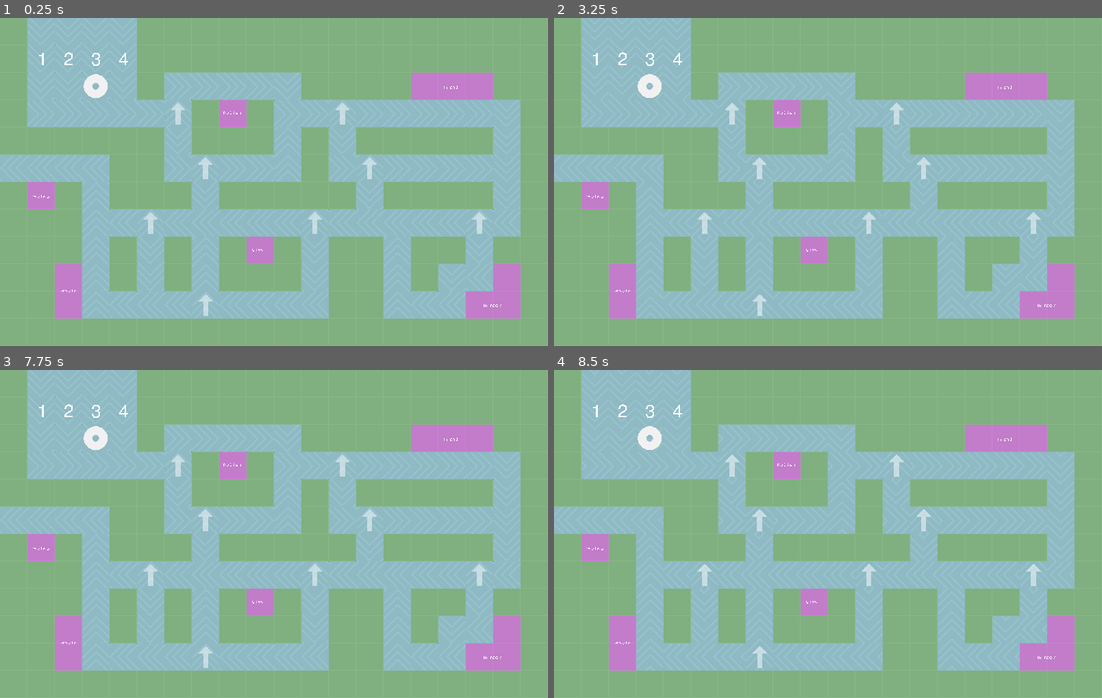
Above: before the commit, frames 1-4 (two rows, left to right).
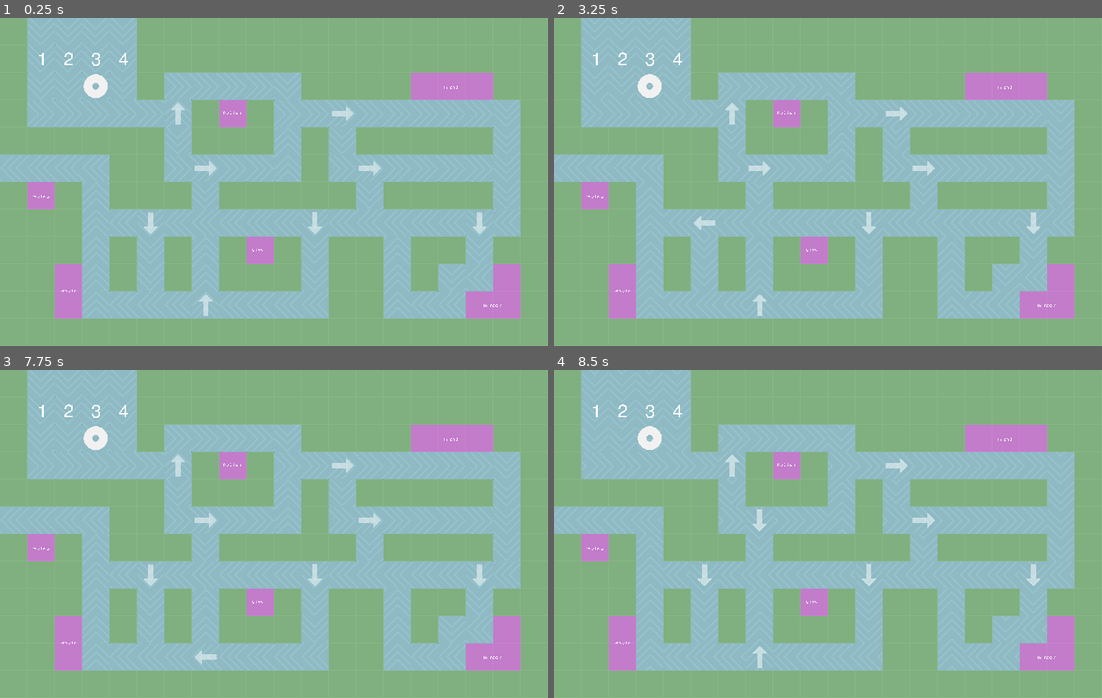
Above: after the commit, the same moments.

Repository: strawstack/CatCascade
Game: Godot game, scene res://main.tscn
Two runs of this game, one before a commit and one after it. Both use one fixed random seed, a clock stepped at 60 frames per second and the inputs below.
Inputs:
- Up to frame 1 (0.25 s): no input
- Up to frame 2 (3.25 s): tap Enter at 0.5, 2 s; tap 1 (1, bound only after the commit) at 0.6 s; tap 2 (2, bound only after the commit) at 0.8, 1.35 s; tap Space at 1.25, 2.75 s; tap 3 (3, bound only after the commit) at 1.55, 2.1 s; tap 4 (4, bound only after the commit) at 2.3, 2.85 s; tap A (a, bound only after the commit) at 3.05 s
- Up to frame 3 (7.75 s): tap Enter at 3.5 s; tap A (a, bound only after the commit) at 3.6 s; tap D (d, bound only after the commit) at 3.8, 4.35 s; tap Space at 4.25 s; tap E (e, bound only after the commit) at 4.55, 5.1 s; tap F (f, bound only after the commit) at 5.3, 5.85 s; tap Q (q, bound only after the commit) at 6.05, 6.6 s; tap R (r, bound only after the commit) at 6.8, 7.35 s; tap S (s, bound only after the commit) at 7.55 s
- Up to frame 4 (8.5 s): tap S (s, bound only after the commit) at 8.1 s; tap W (w, bound only after the commit) at 8.3 s

The runs differ from the first frame. In frame 1, 0.4% of the frame differs, in the area x 25-90%, y 25-67%; in frame 2, 0.5%; in frame 3, 0.6%, in the area x 25-90%, y 25-91%; in frame 4, 0.4%.

Commit message:
add arrows and the ability to toggle them with the keys

Diff:
--- a/LudumDare53/GameController.gd
+++ b/LudumDare53/GameController.gd
@@ -1,7 +1,129 @@
 extends Node
 
+var switchState = {
+	"q": 0,
+	"w": 0,
+	"e": 0,
+	"r": 0,
+
+	"a": 0,
+	"s": 0,
+	"d": 0,
+	"f": 0,
+}
+
+# init by _ready()
+var switches = {
+	"q": null,
+	"w": null,
+	"e": null,
+	"r": null,
+
+	"a": null,
+	"s": null,
+	"d": null,
+	"f": null,
+}
+
+var arrows = {
+	"q": null,
+	"w": null,
+	"e": null,
+	"r": null,
+
+	"a": null,
+	"s": null,
+	"d": null,
+	"f": null,
+}
+
+var switchRot = {
+	"q": [0, 180],
+	"w": [90, 180],
+	"e": [90, 180],
+	"r": [90, 180],
+
+	"a": [180, 270],
+	"s": [0, 270],
+	"d": [180, 270],
+	"f": [180, 270],
+}
+
 func _ready():
-	pass
+	switches["q"] = $switches/qSwitch
+	switches["w"] = $switches/wSwitch
+	switches["e"] = $switches/eSwitch
+	switches["r"] = $switches/rSwitch
+
+	switches["a"] = $switches/aSwitch
+	switches["s"] = $switches/sSwitch
+	switches["d"] = $switches/dSwitch
+	switches["f"] = $switches/fSwitch
+
+	arrows["q"] = $arrows/qArrow
+	arrows["w"] = $arrows/wArrow
+	arrows["e"] = $arrows/eArrow
+	arrows["r"] = $arrows/rArrow
+
+	arrows["a"] = $arrows/aArrow
+	arrows["s"] = $arrows/sArrow
+	arrows["d"] = $arrows/dArrow
+	arrows["f"] = $arrows/fArrow
+
+	for switchKey in "qwerasdf":
+		var newDegrees = switchRot[switchKey][switchState[switchKey]]
+		switches[switchKey].set_rotation_degrees(newDegrees)
+		arrows[switchKey].set_rotation_degrees(newDegrees)
 
 func _process(delta):
-	pass
+
+	if Input.is_action_just_pressed("1"):
+		pass
+
+	if Input.is_action_just_pressed("2"):
+		pass
+
+	if Input.is_action_just_pressed("3"):
+		pass
+
+	if Input.is_action_just_pressed("4"):
+		pass
+
+	if Input.is_action_just_pressed("q"):
+		toggle("q")
+
+	if Input.is_action_just_pressed("w"):
+		toggle("w")
+
+	if Input.is_action_just_pressed("e"):
+		toggle("e")
+
+	if Input.is_action_just_pressed("r"):
+		toggle("r")
+
+	if Input.is_action_just_pressed("a"):
+		toggle("a")
+
+	if Input.is_action_just_pressed("s"):
+		toggle("s")
+
+	if Input.is_action_just_pressed("d"):
+		toggle("d")
+
+	if Input.is_action_just_pressed("f"):
+		toggle("f")
+
+func toggle(switchKey):
+	switchState[switchKey] = (switchState[switchKey] + 1) % 2
+	var newDegrees = switchRot[switchKey][switchState[switchKey]]
+	switches[switchKey].set_rotation_degrees(newDegrees)
+	arrows[switchKey].set_rotation_degrees(newDegrees)
+
+
+
+
+
+
+
+
+# end
--- a/LudumDare53/main.tscn
+++ b/LudumDare53/main.tscn
@@ -215,11 +215,6 @@
 position = Vector2( 1150.47, 673.129 )
 texture = ExtResource( 22 )
 
-[node name="tubes" type="Node2D" parent="."]
-
-[node name="tube" parent="tubes" instance=ExtResource( 2 )]
-position = Vector2( 223.14, 159.655 )
-
 [node name="numbers" type="Node2D" parent="."]
 
 [node name="1" type="Sprite" parent="numbers"]
@@ -241,181 +236,186 @@
 [node name="switches" type="Node2D" parent="."]
 modulate = Color( 0.592157, 0.768627, 0.807843, 1 )
 
-[node name="q-switch" type="Node2D" parent="switches"]
+[node name="qSwitch" type="Node2D" parent="switches"]
 position = Vector2( 416, 224 )
 
-[node name="up" type="Sprite" parent="switches/q-switch"]
-texture = ExtResource( 19 )
-
-[node name="right" type="Sprite" parent="switches/q-switch"]
-visible = false
-texture = ExtResource( 3 )
-
-[node name="down" type="Sprite" parent="switches/q-switch"]
-visible = false
-texture = ExtResource( 20 )
-
-[node name="left" type="Sprite" parent="switches/q-switch"]
-visible = false
-texture = ExtResource( 21 )
-
-[node name="w-switch" type="Node2D" parent="switches"]
+[node name="up" type="Sprite" parent="switches/qSwitch"]
+texture = ExtResource( 19 )
+
+[node name="right" type="Sprite" parent="switches/qSwitch"]
+visible = false
+texture = ExtResource( 3 )
+
+[node name="down" type="Sprite" parent="switches/qSwitch"]
+visible = false
+texture = ExtResource( 20 )
+
+[node name="left" type="Sprite" parent="switches/qSwitch"]
+visible = false
+texture = ExtResource( 21 )
+
+[node name="wSwitch" type="Node2D" parent="switches"]
 position = Vector2( 480, 352 )
 
-[node name="up" type="Sprite" parent="switches/w-switch"]
-texture = ExtResource( 19 )
-
-[node name="right" type="Sprite" parent="switches/w-switch"]
-visible = false
-texture = ExtResource( 3 )
-
-[node name="down" type="Sprite" parent="switches/w-switch"]
-visible = false
-texture = ExtResource( 20 )
-
-[node name="left" type="Sprite" parent="switches/w-switch"]
-visible = false
-texture = ExtResource( 21 )
-
-[node name="e-switch" type="Node2D" parent="switches"]
+[node name="up" type="Sprite" parent="switches/wSwitch"]
+texture = ExtResource( 19 )
+
+[node name="right" type="Sprite" parent="switches/wSwitch"]
+visible = false
+texture = ExtResource( 3 )
+
+[node name="down" type="Sprite" parent="switches/wSwitch"]
+visible = false
+texture = ExtResource( 20 )
+
+[node name="left" type="Sprite" parent="switches/wSwitch"]
+visible = false
+texture = ExtResource( 21 )
+
+[node name="eSwitch" type="Node2D" parent="switches"]
 position = Vector2( 800, 224 )
 
-[node name="up" type="Sprite" parent="switches/e-switch"]
-texture = ExtResource( 19 )
-
-[node name="right" type="Sprite" parent="switches/e-switch"]
-visible = false
-texture = ExtResource( 3 )
-
-[node name="down" type="Sprite" parent="switches/e-switch"]
-visible = false
-texture = ExtResource( 20 )
-
-[node name="left" type="Sprite" parent="switches/e-switch"]
-visible = false
-texture = ExtResource( 21 )
-
-[node name="r-switch" type="Node2D" parent="switches"]
+[node name="up" type="Sprite" parent="switches/eSwitch"]
+texture = ExtResource( 19 )
+
+[node name="right" type="Sprite" parent="switches/eSwitch"]
+visible = false
+texture = ExtResource( 3 )
+
+[node name="down" type="Sprite" parent="switches/eSwitch"]
+visible = false
+texture = ExtResource( 20 )
+
+[node name="left" type="Sprite" parent="switches/eSwitch"]
+visible = false
+texture = ExtResource( 21 )
+
+[node name="rSwitch" type="Node2D" parent="switches"]
 position = Vector2( 864, 352 )
 
-[node name="up" type="Sprite" parent="switches/r-switch"]
-texture = ExtResource( 19 )
-
-[node name="right" type="Sprite" parent="switches/r-switch"]
-visible = false
-texture = ExtResource( 3 )
-
-[node name="down" type="Sprite" parent="switches/r-switch"]
-visible = false
-texture = ExtResource( 20 )
-
-[node name="left" type="Sprite" parent="switches/r-switch"]
-visible = false
-texture = ExtResource( 21 )
-
-[node name="a-switch" type="Node2D" parent="switches"]
+[node name="up" type="Sprite" parent="switches/rSwitch"]
+texture = ExtResource( 19 )
+
+[node name="right" type="Sprite" parent="switches/rSwitch"]
+visible = false
+texture = ExtResource( 3 )
+
+[node name="down" type="Sprite" parent="switches/rSwitch"]
+visible = false
+texture = ExtResource( 20 )
+
+[node name="left" type="Sprite" parent="switches/rSwitch"]
+visible = false
+texture = ExtResource( 21 )
+
+[node name="aSwitch" type="Node2D" parent="switches"]
 position = Vector2( 352, 480 )
 
-[node name="up" type="Sprite" parent="switches/a-switch"]
-texture = ExtResource( 19 )
-
-[node name="right" type="Sprite" parent="switches/a-switch"]
-visible = false
-texture = ExtResource( 3 )
-
-[node name="down" type="Sprite" parent="switches/a-switch"]
-visible = false
-texture = ExtResource( 20 )
-
-[node name="left" type="Sprite" parent="switches/a-switch"]
-visible = false
-texture = ExtResource( 21 )
-
-[node name="s-switch" type="Node2D" parent="switches"]
+[node name="up" type="Sprite" parent="switches/aSwitch"]
+texture = ExtResource( 19 )
+
+[node name="right" type="Sprite" parent="switches/aSwitch"]
+visible = false
+texture = ExtResource( 3 )
+
+[node name="down" type="Sprite" parent="switches/aSwitch"]
+visible = false
+texture = ExtResource( 20 )
+
+[node name="left" type="Sprite" parent="switches/aSwitch"]
+visible = false
+texture = ExtResource( 21 )
+
+[node name="sSwitch" type="Node2D" parent="switches"]
 position = Vector2( 480, 672 )
 
-[node name="up" type="Sprite" parent="switches/s-switch"]
-texture = ExtResource( 19 )
-
-[node name="right" type="Sprite" parent="switches/s-switch"]
-visible = false
-texture = ExtResource( 3 )
-
-[node name="down" type="Sprite" parent="switches/s-switch"]
-visible = false
-texture = ExtResource( 20 )
-
-[node name="left" type="Sprite" parent="switches/s-switch"]
-visible = false
-texture = ExtResource( 21 )
-
-[node name="d-switch" type="Node2D" parent="switches"]
+[node name="up" type="Sprite" parent="switches/sSwitch"]
+texture = ExtResource( 19 )
+
+[node name="right" type="Sprite" parent="switches/sSwitch"]
+visible = false
+texture = ExtResource( 3 )
+
+[node name="down" type="Sprite" parent="switches/sSwitch"]
+visible = false
+texture = ExtResource( 20 )
+
+[node name="left" type="Sprite" parent="switches/sSwitch"]
+visible = false
+texture = ExtResource( 21 )
+
+[node name="dSwitch" type="Node2D" parent="switches"]
 position = Vector2( 736, 480 )
 
-[node name="up" type="Sprite" parent="switches/d-switch"]
-texture = ExtResource( 19 )
-
-[node name="right" type="Sprite" parent="switches/d-switch"]
-visible = false
-texture = ExtResource( 3 )
-
-[node name="down" type="Sprite" parent="switches/d-switch"]
-visible = false
-texture = ExtResource( 20 )
-
-[node name="left" type="Sprite" parent="switches/d-switch"]
-visible = false
-texture = ExtResource( 21 )
-
-[node name="f-switch" type="Node2D" parent="switches"]
+[node name="up" type="Sprite" parent="switches/dSwitch"]
+texture = ExtResource( 19 )
+
+[node name="right" type="Sprite" parent="switches/dSwitch"]
+visible = false
+texture = ExtResource( 3 )
+
+[node name="down" type="Sprite" parent="switches/dSwitch"]
+visible = false
+texture = ExtResource( 20 )
+
+[node name="left" type="Sprite" parent="switches/dSwitch"]
+visible = false
+texture = ExtResource( 21 )
+
+[node name="fSwitch" type="Node2D" parent="switches"]
 position = Vector2( 1120, 480 )
 
-[node name="up" type="Sprite" parent="switches/f-switch"]
-texture = ExtResource( 19 )
-
-[node name="right" type="Sprite" parent="switches/f-switch"]
-visible = false
-texture = ExtResource( 3 )
-
-[node name="down" type="Sprite" parent="switches/f-switch"]
-visible = false
-texture = ExtResource( 20 )
-
-[node name="left" type="Sprite" parent="switches/f-switch"]
-visible = false
-texture = ExtResource( 21 )
+[node name="up" type="Sprite" parent="switches/fSwitch"]
+texture = ExtResource( 19 )
+
+[node name="right" type="Sprite" parent="switches/fSwitch"]
+visible = false
+texture = ExtResource( 3 )
+
+[node name="down" type="Sprite" parent="switches/fSwitch"]
+visible = false
+texture = ExtResource( 20 )
+
+[node name="left" type="Sprite" parent="switches/fSwitch"]
+visible = false
+texture = ExtResource( 21 )
+
+[node name="tubes" type="Node2D" parent="."]
+
+[node name="tube" parent="tubes" instance=ExtResource( 2 )]
+position = Vector2( 223.14, 159.655 )
 
 [node name="arrows" type="Node2D" parent="."]
 modulate = Color( 1, 1, 1, 0.498039 )
 
-[node name="q-arrow" type="Sprite" parent="arrows"]
+[node name="qArrow" type="Sprite" parent="arrows"]
 position = Vector2( 416.205, 224.139 )
 texture = ExtResource( 4 )
 
-[node name="w-arrow" type="Sprite" parent="arrows"]
+[node name="wArrow" type="Sprite" parent="arrows"]
 position = Vector2( 479.625, 351.977 )
 texture = ExtResource( 4 )
 
-[node name="e-arrow" type="Sprite" parent="arrows"]
+[node name="eArrow" type="Sprite" parent="arrows"]
 position = Vector2( 800.241, 223.99 )
 texture = ExtResource( 4 )
 
-[node name="r-arrow" type="Sprite" parent="arrows"]
+[node name="rArrow" type="Sprite" parent="arrows"]
 position = Vector2( 863.519, 351.958 )
 texture = ExtResource( 4 )
 
-[node name="a-arrow" type="Sprite" parent="arrows"]
+[node name="aArrow" type="Sprite" parent="arrows"]
 position = Vector2( 351.79, 480.253 )
 texture = ExtResource( 4 )
 
-[node name="s-arrow" type="Sprite" parent="arrows"]
+[node name="sArrow" type="Sprite" parent="arrows"]
 position = Vector2( 480.797, 672.203 )
 texture = ExtResource( 4 )
 
-[node name="d-arrow" type="Sprite" parent="arrows"]
+[node name="dArrow" type="Sprite" parent="arrows"]
 position = Vector2( 735.576, 480.125 )
 texture = ExtResource( 4 )
 
-[node name="f-arrow" type="Sprite" parent="arrows"]
+[node name="fArrow" type="Sprite" parent="arrows"]
 position = Vector2( 1120.2, 480.303 )
 texture = ExtResource( 4 )
--- a/LudumDare53/project.godot
+++ b/LudumDare53/project.godot
@@ -28,6 +28,69 @@
 window/stretch/mode="2d"
 window/stretch/aspect="keep"
 
+[input]
+
+1={
+"deadzone": 0.5,
+"events": [ Object(InputEventKey,"resource_local_to_scene":false,"resource_name":"","device":0,"alt":false,"shift":false,"control":false,"meta":false,"command":false,"pressed":false,"scancode":49,"unicode":0,"echo":false,"script":null)
+ ]
+}
+2={
+"deadzone": 0.5,
+"events": [ Object(InputEventKey,"resource_local_to_scene":false,"resource_name":"","device":0,"alt":false,"shift":false,"control":false,"meta":false,"command":false,"pressed":false,"scancode":50,"unicode":0,"echo":false,"script":null)
+ ]
+}
+3={
+"deadzone": 0.5,
+"events": [ Object(InputEventKey,"resource_local_to_scene":false,"resource_name":"","device":0,"alt":false,"shift":false,"control":false,"meta":false,"command":false,"pressed":false,"scancode":51,"unicode":0,"echo":false,"script":null)
+ ]
+}
+4={
+"deadzone": 0.5,
+"events": [ Object(InputEventKey,"resource_local_to_scene":false,"resource_name":"","device":0,"alt":false,"shift":false,"control":false,"meta":false,"command":false,"pressed":false,"scancode":52,"unicode":0,"echo":false,"script":null)
+ ]
+}
+q={
+"deadzone": 0.5,
+"events": [ Object(InputEventKey,"resource_local_to_scene":false,"resource_name":"","device":0,"alt":false,"shift":false,"control":false,"meta":false,"command":false,"pressed":false,"scancode":81,"unicode":0,"echo":false,"script":null)
+ ]
+}
+w={
+"deadzone": 0.5,
+"events": [ Object(InputEventKey,"resource_local_to_scene":false,"resource_name":"","device":0,"alt":false,"shift":false,"control":false,"meta":false,"command":false,"pressed":false,"scancode":87,"unicode":0,"echo":false,"script":null)
+ ]
+}
+e={
+"deadzone": 0.5,
+"events": [ Object(InputEventKey,"resource_local_to_scene":false,"resource_name":"","device":0,"alt":false,"shift":false,"control":false,"meta":false,"command":false,"pressed":false,"scancode":69,"unicode":0,"echo":false,"script":null)
+ ]
+}
+r={
+"deadzone": 0.5,
+"events": [ Object(InputEventKey,"resource_local_to_scene":false,"resource_name":"","device":0,"alt":false,"shift":false,"control":false,"meta":false,"command":false,"pressed":false,"scancode":82,"unicode":0,"echo":false,"script":null)
+ ]
+}
+a={
+"deadzone": 0.5,
+"events": [ Object(InputEventKey,"resource_local_to_scene":false,"resource_name":"","device":0,"alt":false,"shift":false,"control":false,"meta":false,"command":false,"pressed":false,"scancode":65,"unicode":0,"echo":false,"script":null)
+ ]
+}
+s={
+"deadzone": 0.5,
+"events": [ Object(InputEventKey,"resource_local_to_scene":false,"resource_name":"","device":0,"alt":false,"shift":false,"control":false,"meta":false,"command":false,"pressed":false,"scancode":83,"unicode":0,"echo":false,"script":null)
+ ]
+}
+d={
+"deadzone": 0.5,
+"events": [ Object(InputEventKey,"resource_local_to_scene":false,"resource_name":"","device":0,"alt":false,"shift":false,"control":false,"meta":false,"command":false,"pressed":false,"scancode":68,"unicode":0,"echo":false,"script":null)
+ ]
+}
+f={
+"deadzone": 0.5,
+"events": [ Object(InputEventKey,"resource_local_to_scene":false,"resource_name":"","device":0,"alt":false,"shift":false,"control":false,"meta":false,"command":false,"pressed":false,"scancode":70,"unicode":0,"echo":false,"script":null)
+ ]
+}
+
 [rendering]
 
 environment/default_environment="res://default_env.tres"
